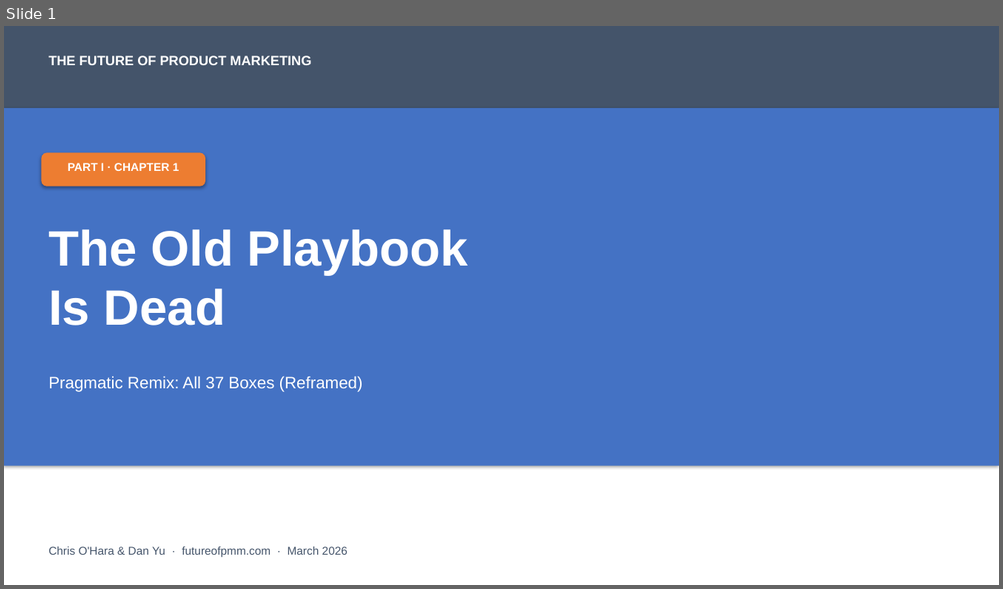
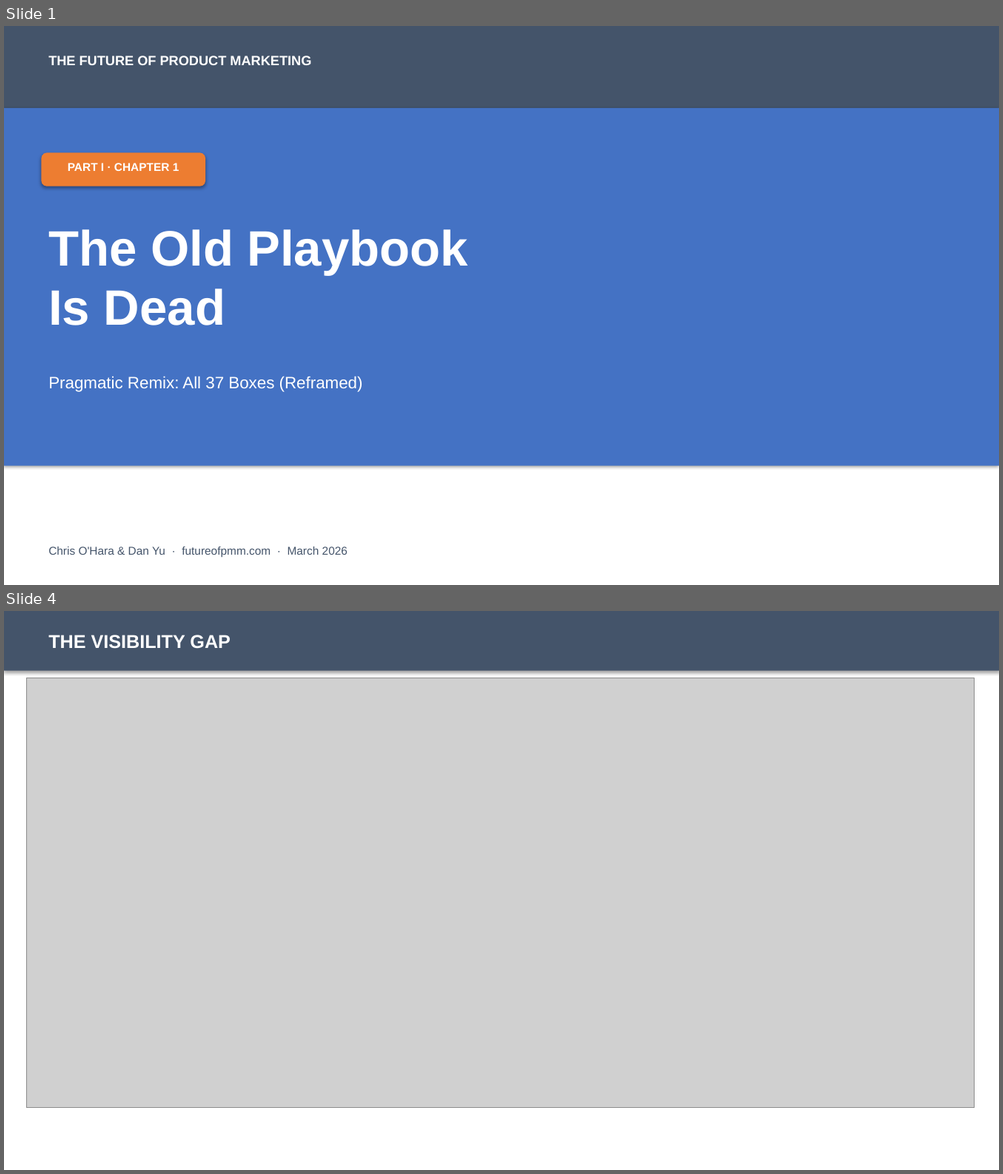
Before and after one commit to chrisohara99/futureofpmm, a slide deck: dist/curriculum/chapter-01/chapter-01-sap.pptx. Shown one above the other, each under a label of ours: slide 1 before the commit, slides 1 and 4 after it; the slides between them are not shown. The pictures are 1003x589 and 1003x1174 pixels, drawn with LibreOffice and Linux fonts; fonts in the diff are those of the drawing; grey boxes stand for pictures. Boxes give left, top, right and bottom in pixels: in the first picture for what was removed or moved away, otherwise in the second. Text is boxed around its words. In the diff, an @@ line names an element or a change of style, - is before the commit and + after.

Commit message:
Chapter 1: Updated with all 6 official graphics
PPT (11 slides):
- Core thesis
- Buyer Journey Compression
- Visibility Gap
- SEO to GEO
- New Awareness Stack
- Tiered Launch Model
- Pragmatic Funnel Map
- Three Clusters
- 10x Thesis
- CMO Perspective

Leave-behind PDF: 2 pages with all 6 figures

```diff
--- a/dist/curriculum/chapter-01/chapter-01-sap.pptx
+++ b/dist/curriculum/chapter-01/chapter-01-sap.pptx
@@ slide 4 added at [4, 611, 999, 1170], background #FFFFFF @@
@@ rectangle added at [4, 611, 999, 671], fill #44546A @@
@@ text added at [48, 635, 230, 649], 18 pt, text #FFFFFF, bold @@
+THE VISIBILITY GAP
@@ picture added at [26, 678, 974, 1109] @@
```
Also in this commit, not shown: 6 slides changed, 3 other slides added, 3 slides removed, 11 other files.
